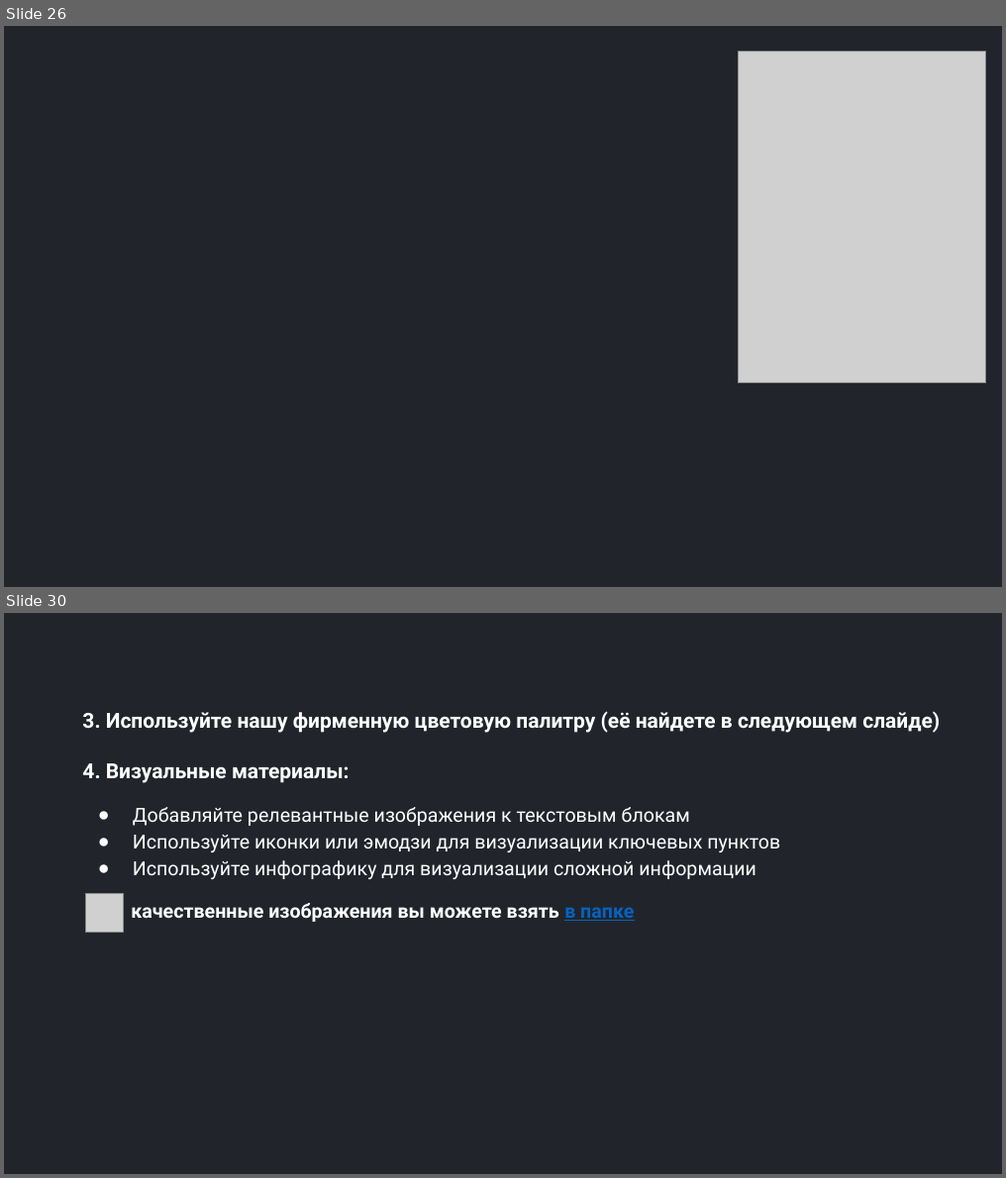
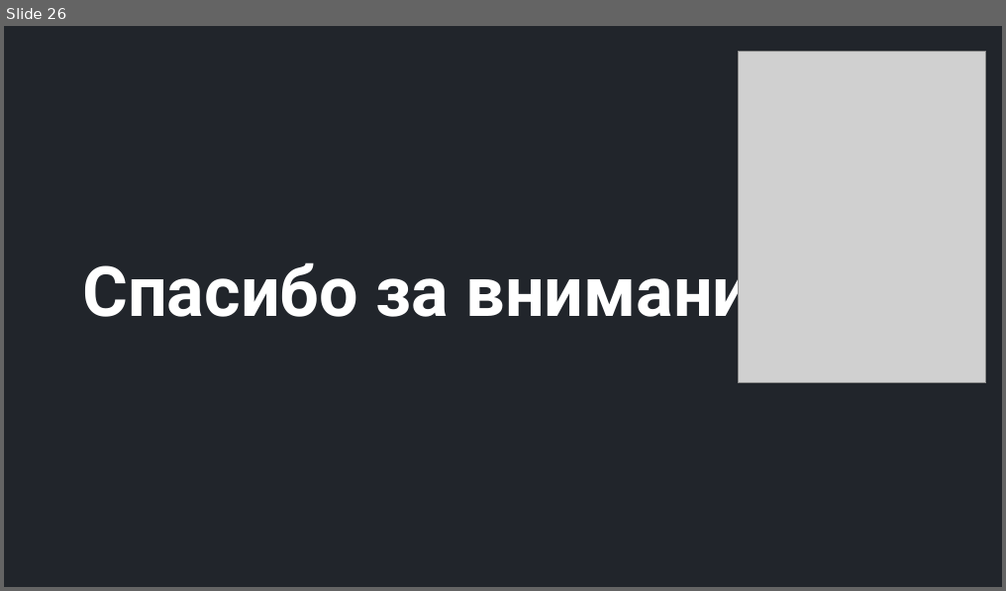
Before and after one commit to semusv/Bank_analyzer, a slide deck: bank_analyzer.pptx. Shown one above the other, each under a label of ours: slides 26 and 30 before the commit, slide 26 after it; the slides between them are not shown. The pictures are 1006x1178 and 1006x591 pixels, drawn with LibreOffice and Linux fonts; fonts in the diff are those of the drawing; grey boxes stand for pictures; background and template pictures are left out. Boxes give left, top, right and bottom in pixels: in the first picture for what was removed or moved away, otherwise in the second. Text is boxed around its words. In the diff, an @@ line names an element or a change of style, - is before the commit and + after.

```diff
--- a/bank_analyzer.pptx
+++ b/bank_analyzer.pptx
@@ slide 30 removed at box(4, 613, 1002, 1174), background #21252B @@
@@ text removed at box(82, 711, 940, 922) @@
-3. Используйте нашу фирменную цветовую палитру (её найдете в следующем слайде)
-4. Визуальные материалы:
-● Добавляйте релевантные изображения к текстовым блокам
-● Используйте иконки или эмодзи для визуализации ключевых пунктов
-● Используйте инфографику для визуализации сложной информации
-качественные изображения вы можете взять в папке
@@ picture removed at box(86, 894, 124, 933) @@
@@ slide 26 changed as well @@
@@ title "Спасибо за внимание!" at box(82, 253, 808, 332): text colour #21252B to #FFFFFF @@
```
Also in this commit, not shown: 21 other slides changed, 3 slides added, 34 other slides removed, 14 other files.
